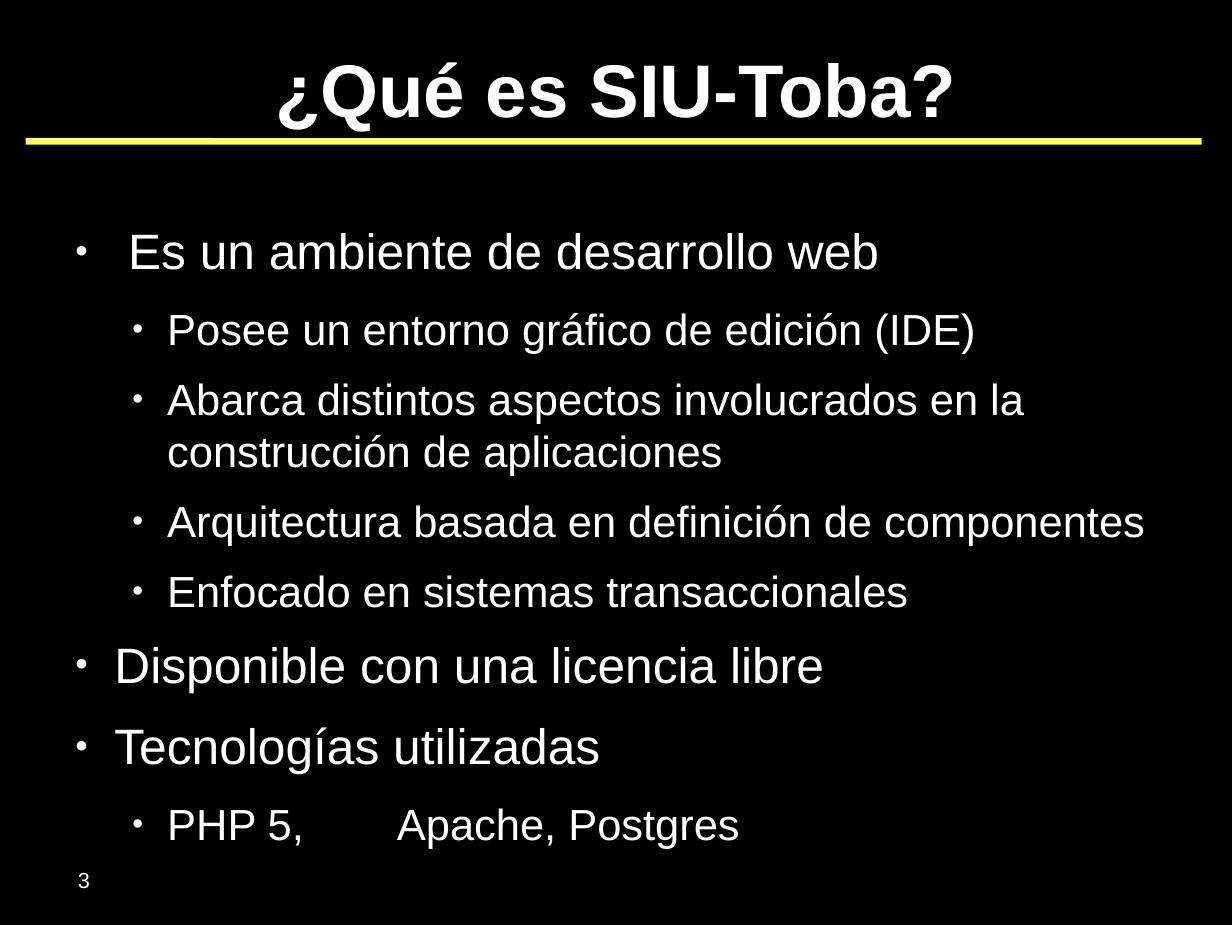
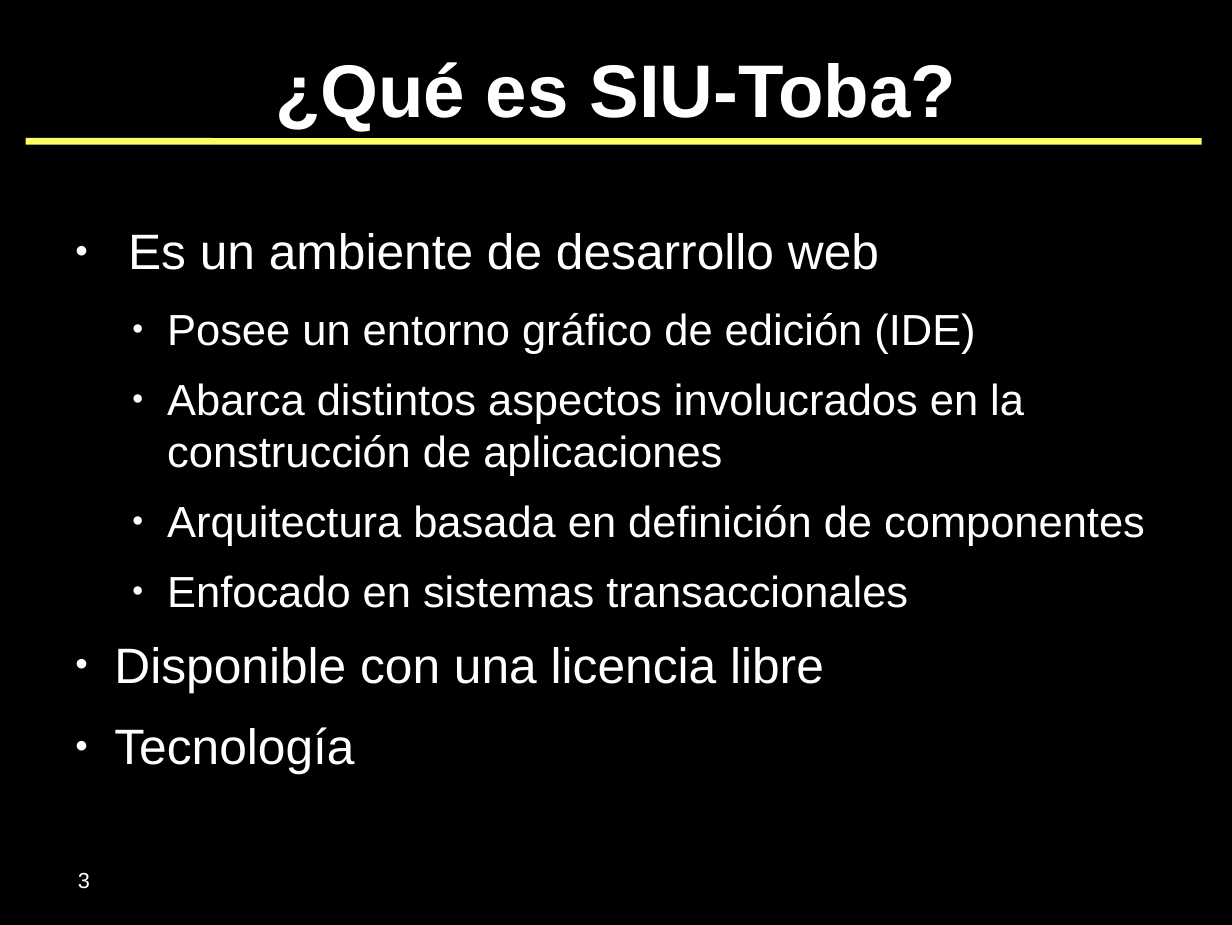
Before and after one commit to SIU-Toba/framework, a slide deck: slide 3 of doc/presentaciones/2007 - JAIIO - SIE.odp. Drawn at 1232x925 pixels with LibreOffice and Linux fonts; fonts in the diff are those of the drawing; background and template pictures are left out. Boxes give left, top, right and bottom in pixels: in the first picture for what was removed or moved away, otherwise in the second. Text is boxed around its words. In the diff, an @@ line names an element or a change of style, - is before the commit and + after.

```diff
--- a/doc/presentaciones/2007 - JAIIO - SIE.odp
+++ b/doc/presentaciones/2007 - JAIIO - SIE.odp
@@ text at bbox=[114, 727, 354, 774]: text changed @@
-● Tecnologías utilizadas
-  ● PHP 5, Apache, Postgres
+● Tecnología
```
Also in this commit, not shown: 1 other file.
